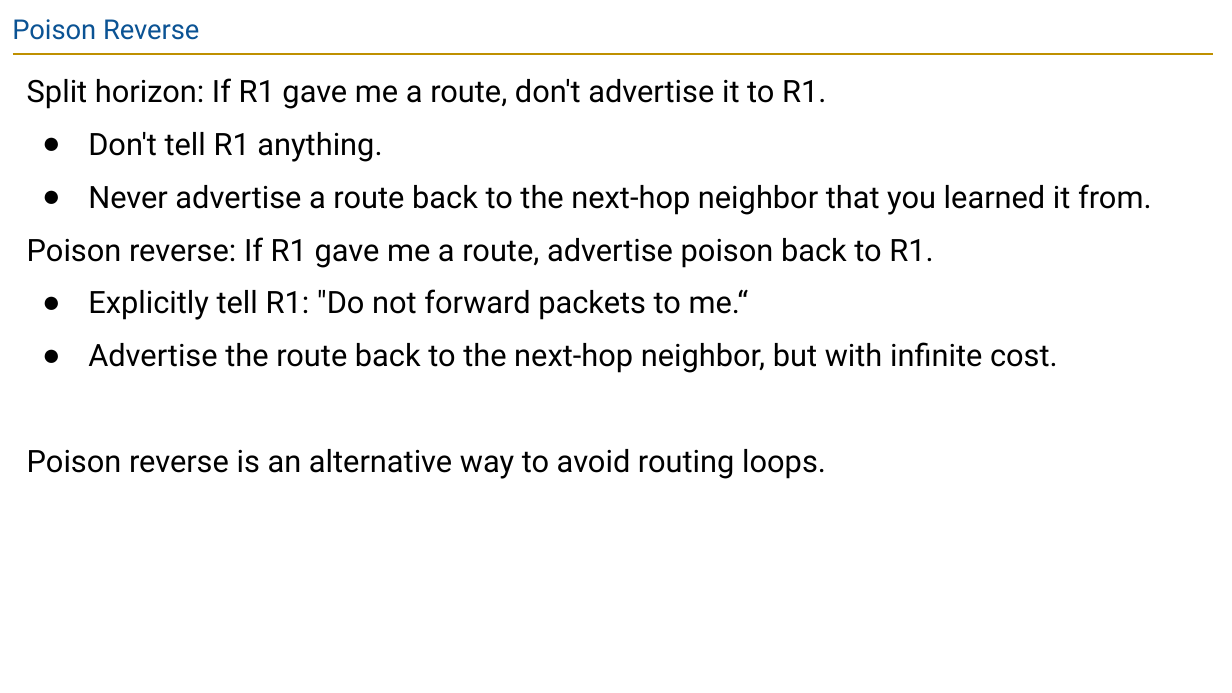
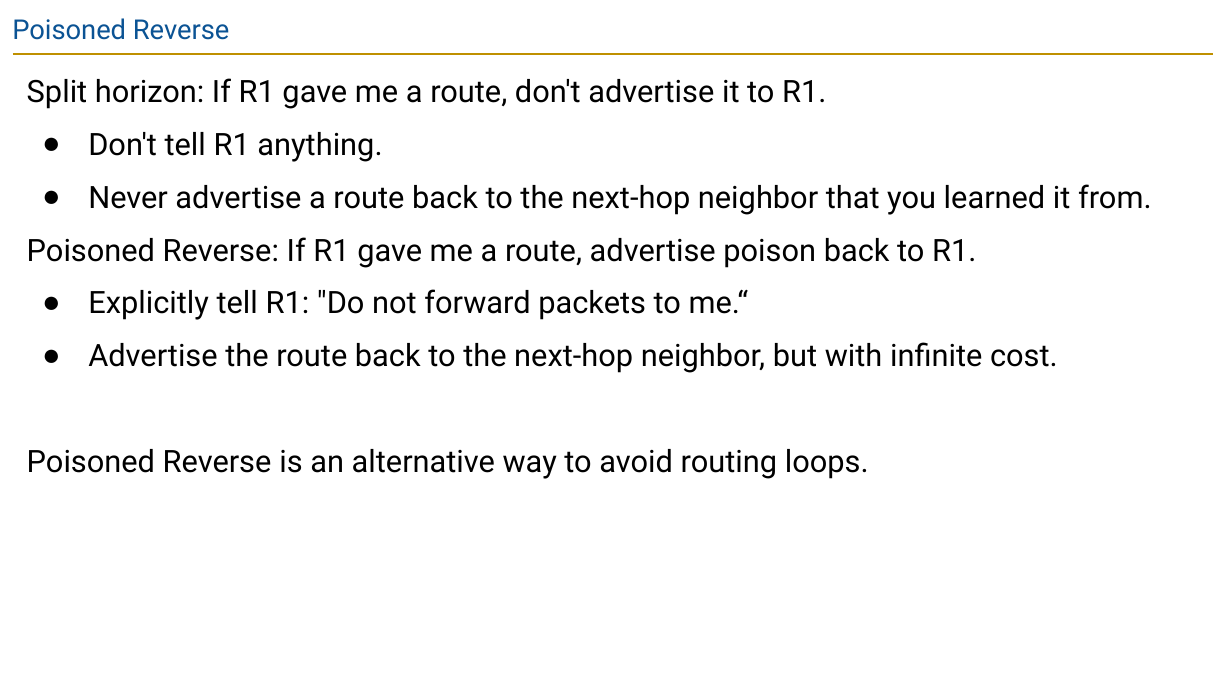
Before and after one commit to guhofstra/CSC175Sp26, a slide deck: slide 76 of PPTs/Lecture 5.2 - Distance-Vector.pptx. Drawn at 1232x693 pixels with LibreOffice and Linux fonts; fonts in the diff are those of the drawing. Boxes give left, top, right and bottom in pixels: in the first picture for what was removed or moved away, otherwise in the second. Text is boxed around its words. In the diff, an @@ line names an element or a change of style, - is before the commit and + after.

```diff
--- a/PPTs/Lecture 5.2 - Distance-Vector.pptx
+++ b/PPTs/Lecture 5.2 - Distance-Vector.pptx
@@ title at [12, 18, 229, 40]: text changed @@
-Poison Reverse
+Poisoned Reverse
@@ text at [27, 237, 976, 268]: text changed @@
-Poison reverse: If R1 gave me a route, advertise poison back to R1.
+Poisoned Reverse: If R1 gave me a route, advertise poison back to R1.
@@ text at [27, 449, 869, 479]: text changed @@
-Poison reverse is an alternative way to avoid routing loops.
+Poisoned Reverse is an alternative way to avoid routing loops.
```
Also in this commit, not shown: 21 other slides changed, 7 other files.
